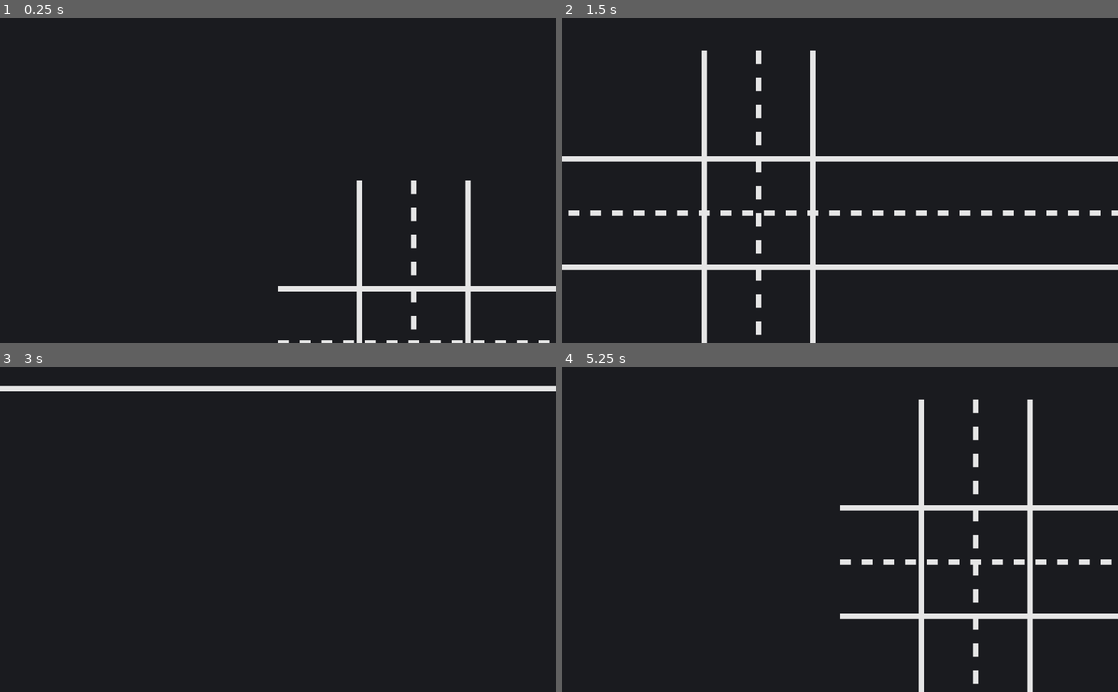
Above: before the commit, frames 1-4 (two rows, left to right).
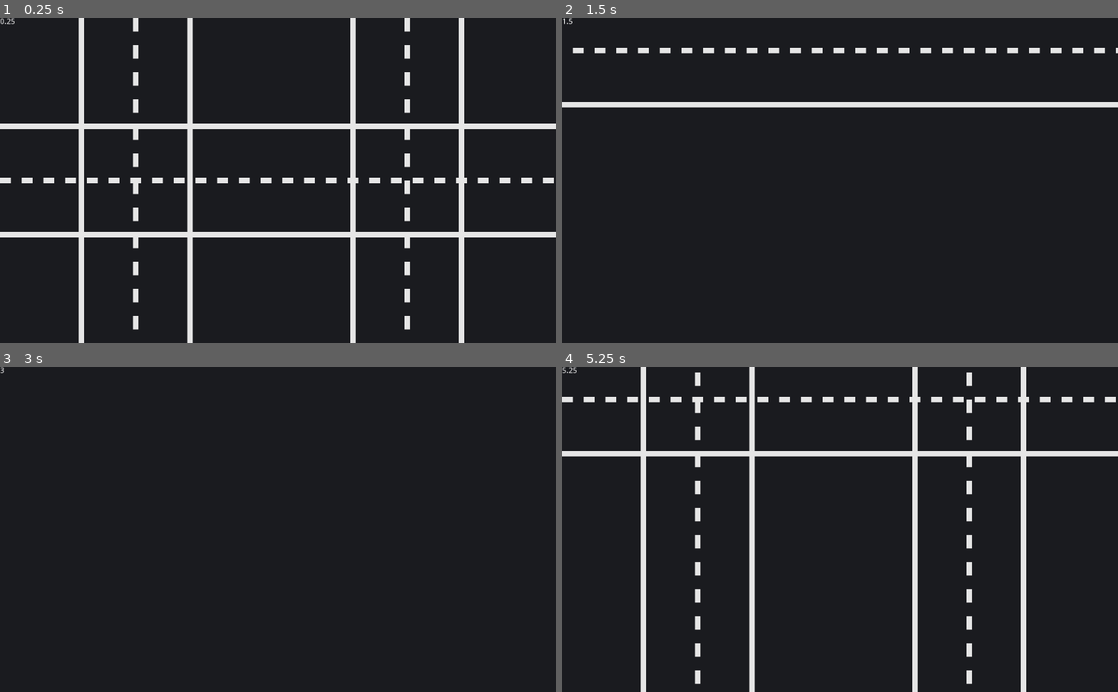
Above: after the commit, the same moments.

Repository: HunterJKavanagh/City-Takeover
Game: Godot game, scene res://Scenes/Main/Main.tscn
Same seed, same stepped clock (60 frames per second), same inputs: the game is played once before the commit and once after it.
Inputs:
- Up to frame 1 (0.25 s): no input
- Up to frame 2 (1.5 s): tap Enter at 0.5 s; hold D (right) 0.53-1.28 s; hold S (down) from 1.28 s (still down)
- Up to frame 3 (3 s): release S (down) at 2.03 s; hold D (right) 2.03-2.78 s; tap Space at 2.75 s; hold W (up) from 2.78 s (still down)
- Up to frame 4 (5.25 s): release W (up) at 3.53 s; hold A (left) 3.53-5.03 s; hold S (down) from 5.03 s (still down)

The runs differ from the first frame. In frame 1, 12% of the frame differs, in the area x 0-100%, y 0-100%; in frame 2, 9.1%; in frame 3, 1.7%; in frame 4, 12%.

Commit message:
Luke's First Edit

Diff:
--- a/Scenes/Main/Main.tscn
+++ b/Scenes/Main/Main.tscn
@@ -1,7 +1,8 @@
-[gd_scene load_steps=3 format=2]
+[gd_scene load_steps=4 format=2]
 
 [ext_resource path="res://Scenes/Road/Road.tscn" type="PackedScene" id=1]
 [ext_resource path="res://Scenes/Main/Camera2D.gd" type="Script" id=2]
+[ext_resource path="res://Scenes/UI/UI.tscn" type="PackedScene" id=3]
 
 [node name="Main" type="Node"]
 
@@ -20,5 +21,10 @@
 road_legth = 5000
 
 [node name="Camera2D" type="Camera2D" parent="."]
+anchor_mode = 0
 current = true
 script = ExtResource( 2 )
+
+[node name="CanvasLayer" type="CanvasLayer" parent="."]
+
+[node name="User Interface" parent="CanvasLayer" instance=ExtResource( 3 )]
--- /dev/null
+++ b/Scenes/UI/UI.gd
@@ -0,0 +1,17 @@
+extends Control
+
+
+# Declare member variables here. Examples:
+# var a = 2
+# var b = "text"
+
+
+# Called when the node enters the scene tree for the first time.
+var time = 0
+
+func _process(delta):
+	time += delta
+	$Label.text = time as String
+
+func _ready():
+	pass
--- /dev/null
+++ b/Scenes/UI/UI.tscn
@@ -0,0 +1,15 @@
+[gd_scene load_steps=2 format=2]
+
+[ext_resource path="res://Scenes/UI/UI.gd" type="Script" id=1]
+
+[node name="User Interface" type="Control"]
+anchor_right = 1.0
+anchor_bottom = 1.0
+script = ExtResource( 1 )
+__meta__ = {
+"_edit_use_anchors_": false
+}
+
+[node name="Label" type="Label" parent="."]
+margin_right = 40.0
+margin_bottom = 14.0
